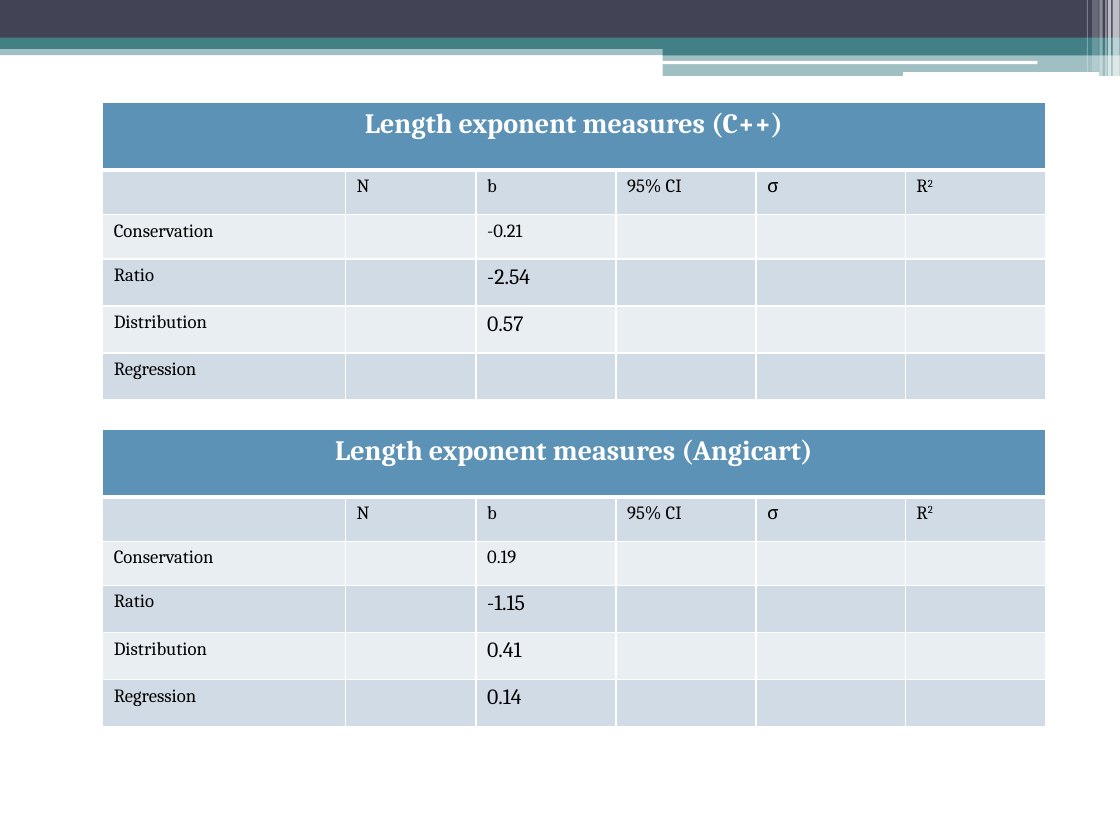
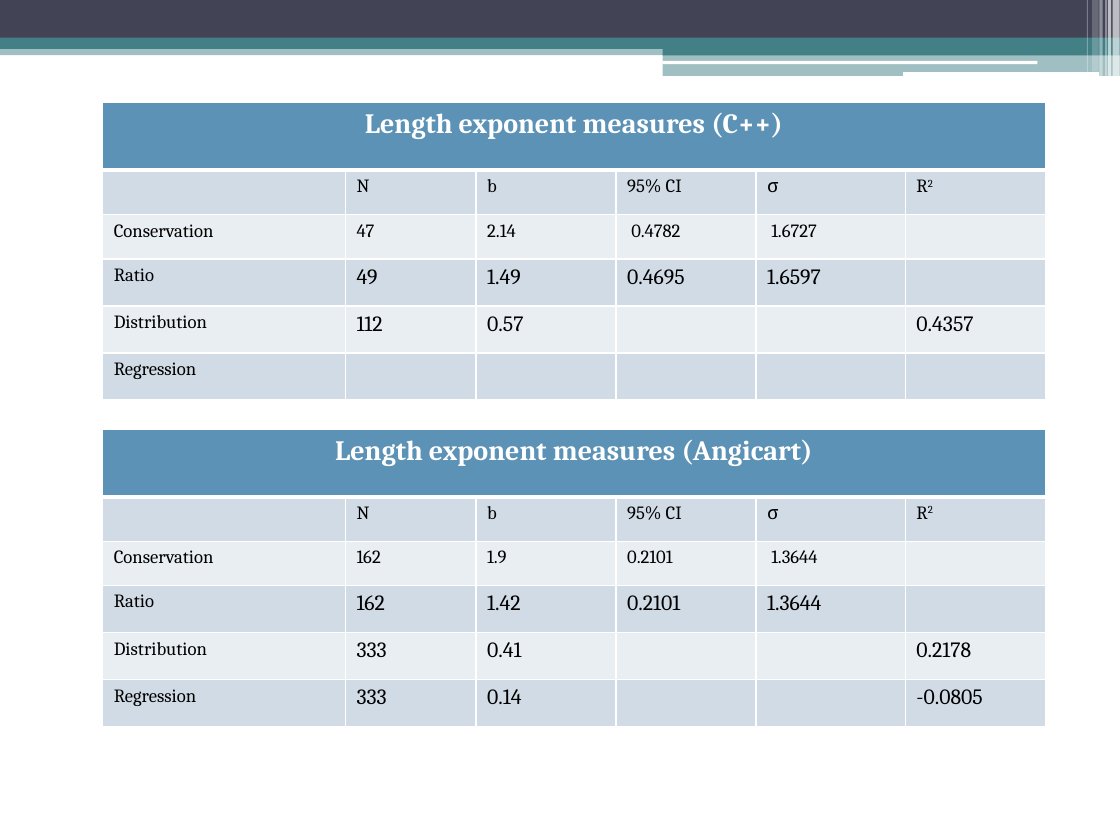
Before and after one commit to jocelynshen/angicart-biological-scaling, a slide deck: slide 7 of papers/ScalingExponentMethodsPresentation.pptx. Drawn at 1120x840 pixels with LibreOffice and Linux fonts; fonts in the diff are those of the drawing. Boxes give left, top, right and bottom in pixels: in the first picture for what was removed or moved away, otherwise in the second. Text is boxed around its words. In the diff, an @@ line names an element or a change of style, - is before the commit and + after.

```diff
--- a/papers/ScalingExponentMethodsPresentation.pptx
+++ b/papers/ScalingExponentMethodsPresentation.pptx
@@ table at (103,103,1046,401) @@
-row 3: Conservation |  | -0.21 |  |  | 
+row 3: Conservation | 47 | 2.14 | 0.4782 | 1.6727 | 
-row 4: Ratio |  | -2.54 |  |  | 
+row 4: Ratio | 49 | 1.49 | 0.4695 | 1.6597 | 
-row 5, column 2: 
+row 5, column 2: 112
-row 5, column 6: 
+row 5, column 6: 0.4357
@@ table at (103,429,1046,727) @@
-row 3: Conservation |  | 0.19 |  |  | 
+row 3: Conservation | 162 | 1.9 | 0.2101 | 1.3644 | 
-row 4: Ratio |  | -1.15 |  |  | 
+row 4: Ratio | 162 | 1.42 | 0.2101 | 1.3644 | 
-row 5, column 2: 
+row 5, column 2: 333
-row 5, column 6: 
+row 5, column 6: 0.2178
-row 6, column 2: 
+row 6, column 2: 333
-row 6, column 6: 
+row 6, column 6: -0.0805
```
Also in this commit, not shown: 1 other slide changed, 26 other files.
